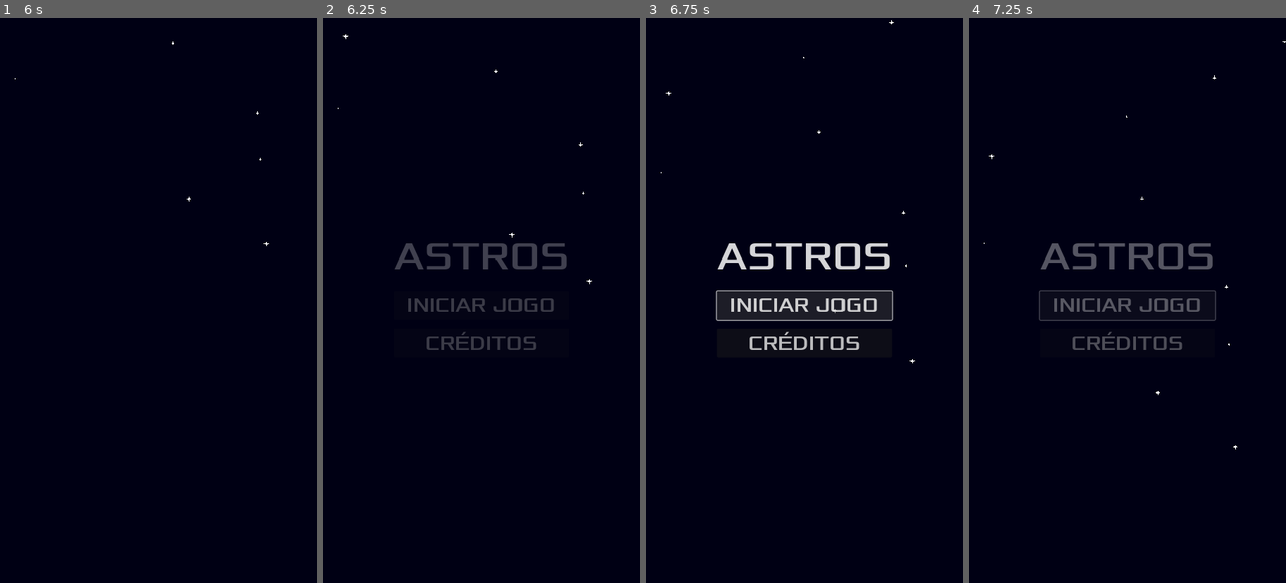
Above: before the commit, frames 1-4 (left to right).
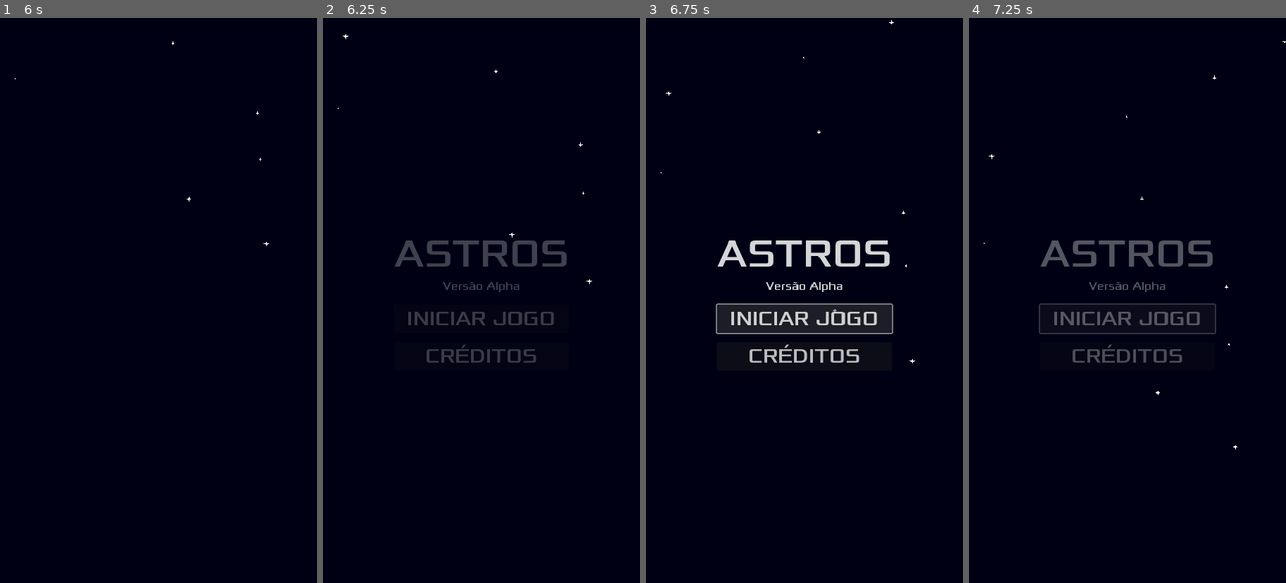
Above: after the commit, the same moments.

Repository: gabriel-codart/astros
Game: Godot game, scene res://UIs/opening.tscn
The game is run twice, just before and just after one commit, with the same random seed, the same clock (stepped at 60 frames per second) and the same inputs.
Inputs:
- Up to frame 1 (6 s): tap Enter at 0.5, 3.5 s; hold Right (right) 0.53-1.28 s; tap Space (fire) at 0.6, 1.35, 2.1, 2.75, 2.85, 3.6, 4.35, 5.1, 5.85 s; hold Left (left) 1.28-2.03 s; hold Right (right) 2.03-3.53 s; hold Left (left) 3.53-5.78 s; hold Right (right) from 5.78 s (still down)
- Up to frame 2 (6.25 s): keep holding Right (right)
- Up to frame 3 (6.75 s): release Right (right) at 6.5 s; click "INICIAR JOGO" at 6.5 s
- Up to frame 4 (7.25 s): no input

Frame 1 is identical in both runs. In frame 2, 2.6% of the frame differs, in the area x 22-77%, y 39-61%; in frame 3, 4.9%, in the area x 22-78%, y 39-61%; in frame 4, 3.1%.

Commit message:
Versão Alpha
add:
- Músicas e SFXs

Diff:
--- a/Asteroids/asteroid.gd
+++ b/Asteroids/asteroid.gd
@@ -63,9 +63,11 @@
 
 func destroy() -> void:
 	if is_big:
+		SFXPlayer.explosion_big()
 		spawn_small_asteroids()
 		spawn_explosion(Vector2i(4.0, 4.0))
 	else:
+		SFXPlayer.explosion_small()
 		spawn_explosion(Vector2i(2.0, 2.0))
 	queue_free()
 
--- /dev/null
+++ b/Global/sfx_player.gd
@@ -0,0 +1,48 @@
+extends Node
+
+const MAX_PLAYERS := 10  # limite de sons simultâneos (pode ajustar)
+var players: Array[AudioStreamPlayer] = []
+
+# --- Sons pré-carregados ---
+@onready var sfx_click = preload("res://Assets/SFX/click.wav")
+@onready var sfx_explosion_big = preload("res://Assets/SFX/explosion big.wav")
+@onready var sfx_explosion_small = preload("res://Assets/SFX/explosion small.wav")
+@onready var sfx_laser = preload("res://Assets/SFX/laserShoot.wav")
+
+func _ready() -> void:
+	# Cria um pool de players
+	for i in range(MAX_PLAYERS):
+		var player := AudioStreamPlayer.new()
+		player.bus = "SFX" # use um Audio Bus dedicado se quiser mixar depois
+		add_child(player)
+		players.append(player)
+
+# --- Função principal de tocar som ---
+func play(stream: AudioStream, volume_db: float = 0.0, pitch_scale: float = 1.0) -> void:
+	# Encontra um player livre
+	for p in players:
+		if not p.playing:
+			p.stream = stream
+			p.volume_db = volume_db
+			p.pitch_scale = pitch_scale
+			p.play()
+			return
+	# Se todos estiverem ocupados, sobrescreve o primeiro
+	var fallback = players[0]
+	fallback.stream = stream
+	fallback.volume_db = volume_db
+	fallback.pitch_scale = pitch_scale
+	fallback.play()
+
+# --- Funções auxiliares ---
+func click():
+	play(sfx_click)
+
+func explosion_big():
+	play(sfx_explosion_big)
+
+func explosion_small():
+	play(sfx_explosion_small)
+
+func laser():
+	play(sfx_laser, -2.0)
--- /dev/null
+++ b/Global/sfx_player.tscn
@@ -0,0 +1,6 @@
+[gd_scene load_steps=2 format=3 uid="uid://cpf3pu7ptr73d"]
+
+[ext_resource type="Script" path="res://Global/sfx_player.gd" id="1_sv3nj"]
+
+[node name="SFXPlayer" type="Node"]
+script = ExtResource("1_sv3nj")
--- /dev/null
+++ b/Global/song_player.gd
@@ -0,0 +1,38 @@
+extends Node
+
+@onready var main_theme = preload("res://Assets/Songs/Dark Cinematic Space Pads Loop - Music by ido berg from Pixabay.mp3")
+@onready var gameplay_theme = preload("res://Assets/Songs/Workout Cyberpunk Music - Music by Tunetank from Pixabay.mp3")
+@onready var game_over_theme = preload("res://Assets/Songs/Creepy Space - Music by Roland Horvers from Pixabay.mp3")
+
+@onready var audio_player: AudioStreamPlayer = $AudioStreamPlayer
+
+var current_song: AudioStream = null
+
+func _ready() -> void:
+	audio_player.autoplay = false
+	audio_player.stream_paused = false
+	audio_player.volume_db = -4
+	play(main_theme)
+
+func play(song: AudioStream) -> void:
+	# Se a música for a mesma, não faz nada
+	if current_song == song:
+		return
+	current_song = song
+	audio_player.stream = song
+	audio_player.play()
+
+func stop() -> void:
+	audio_player.stop()
+	current_song = null
+
+func fade_volume(target_db: float, duration: float = 0.5) -> void:
+	# Cria um tween para suavizar o volume
+	var tween = create_tween()
+	tween.tween_property(audio_player, "volume_db", target_db, duration)
+
+func lower_volume() -> void:
+	fade_volume(-12.0, 0.5) # abaixa suavemente (ajuste o valor conforme desejar)
+
+func restore_volume() -> void:
+	fade_volume(-4.0, 0.5) # volta ao volume padrão
--- /dev/null
+++ b/Global/song_player.tscn
@@ -0,0 +1,9 @@
+[gd_scene load_steps=2 format=3 uid="uid://cqdcsghg16qqy"]
+
+[ext_resource type="Script" path="res://Global/song_player.gd" id="1_sw702"]
+
+[node name="SongPlayer" type="Node"]
+process_mode = 3
+script = ExtResource("1_sw702")
+
+[node name="AudioStreamPlayer" type="AudioStreamPlayer" parent="."]
--- a/Sections/game.gd
+++ b/Sections/game.gd
@@ -8,6 +8,7 @@
 @onready var anim: AnimationPlayer = $AnimationPlayer
 
 func _ready() -> void:
+	SongPlayer.play(SongPlayer.gameplay_theme)
 	prota.died.connect(_on_prota_died)
 	HUD.pause.connect(_on_pause_pressed)
 
--- a/Sections/game.tscn
+++ b/Sections/game.tscn
@@ -5,47 +5,6 @@
 [ext_resource type="PackedScene" uid="uid://comee8gow4ds4" path="res://Ships/prota.tscn" id="1_ydaat"]
 [ext_resource type="Script" path="res://Ships/enemy_spawn.gd" id="3_71pac"]
 [ext_resource type="Script" path="res://Asteroids/asteroid_spawn.gd" id="4_x28kx"]
-
-[sub_resource type="Animation" id="Animation_bqr46"]
-resource_name = "default"
-length = 1.5
-step = 0.1
-tracks/0/type = "value"
-tracks/0/imported = false
-tracks/0/enabled = true
-tracks/0/path = NodePath("Prota:position")
-tracks/0/interp = 1
-tracks/0/loop_wrap = true
-tracks/0/keys = {
-"times": PackedFloat32Array(0, 1.5),
-"transitions": PackedFloat32Array(0.8, 2),
-"update": 0,
-"values": [Vector2(360, 1380), Vector2(360, 980)]
-}
-tracks/1/type = "value"
-tracks/1/imported = false
-tracks/1/enabled = true
-tracks/1/path = NodePath("HUD/Control:modulate")
-tracks/1/interp = 1
-tracks/1/loop_wrap = true
-tracks/1/keys = {
-"times": PackedFloat32Array(0, 1.5),
-"transitions": PackedFloat32Array(1, 1),
-"update": 0,
-"values": [Color(1, 1, 1, 0), Color(1, 1, 1, 1)]
-}
-tracks/2/type = "value"
-tracks/2/imported = false
-tracks/2/enabled = true
-tracks/2/path = NodePath("HUD/Control:mouse_filter")
-tracks/2/interp = 1
-tracks/2/loop_wrap = true
-tracks/2/keys = {
-"times": PackedFloat32Array(1.4, 1.5),
-"transitions": PackedFloat32Array(1, 1),
-"update": 1,
-"values": [2, 0]
-}
 
 [sub_resource type="Animation" id="Animation_cgylx"]
 length = 0.001
@@ -138,6 +97,47 @@
 "values": [0, 2]
 }
 
+[sub_resource type="Animation" id="Animation_bqr46"]
+resource_name = "default"
+length = 1.5
+step = 0.1
+tracks/0/type = "value"
+tracks/0/imported = false
+tracks/0/enabled = true
+tracks/0/path = NodePath("Prota:position")
+tracks/0/interp = 1
+tracks/0/loop_wrap = true
+tracks/0/keys = {
+"times": PackedFloat32Array(0, 1.5),
+"transitions": PackedFloat32Array(0.8, 2),
+"update": 0,
+"values": [Vector2(360, 1380), Vector2(360, 980)]
+}
+tracks/1/type = "value"
+tracks/1/imported = false
+tracks/1/enabled = true
+tracks/1/path = NodePath("HUD/Control:modulate")
+tracks/1/interp = 1
+tracks/1/loop_wrap = true
+tracks/1/keys = {
+"times": PackedFloat32Array(0, 1.5),
+"transitions": PackedFloat32Array(1, 1),
+"update": 0,
+"values": [Color(1, 1, 1, 0), Color(1, 1, 1, 1)]
+}
+tracks/2/type = "value"
+tracks/2/imported = false
+tracks/2/enabled = true
+tracks/2/path = NodePath("HUD/Control:mouse_filter")
+tracks/2/interp = 1
+tracks/2/loop_wrap = true
+tracks/2/keys = {
+"times": PackedFloat32Array(1.4, 1.5),
+"transitions": PackedFloat32Array(1, 1),
+"update": 1,
+"values": [2, 0]
+}
+
 [sub_resource type="AnimationLibrary" id="AnimationLibrary_uh1xb"]
 _data = {
 "RESET": SubResource("Animation_cgylx"),
--- a/Ships/enemy.gd
+++ b/Ships/enemy.gd
@@ -45,6 +45,7 @@
 		blast.position = marker.global_position
 		get_parent().add_child.call_deferred(blast)
 		spawn_shot_fire(marker.global_position)
+		SFXPlayer.laser()
 		# Inicia o Cooldown
 		shoot_cooldown.start()
 
@@ -77,8 +78,10 @@
 	health -= amount
 
 	if health > 0:
+		SFXPlayer.explosion_small()
 		anim.play("hurt")
 	else:
+		SFXPlayer.explosion_big()
 		die()
 
 func die() -> void:
--- a/Ships/prota.gd
+++ b/Ships/prota.gd
@@ -48,12 +48,14 @@
 		blast_left.position = marker_left.global_position
 		get_parent().add_child.call_deferred(blast_left)
 		spawn_shot_fire(marker_left.global_position)
+		SFXPlayer.laser()
 		# Criar projétil da direita
 		var blast_right = blast_scene.instantiate()
 		blast_right.is_protagonist = true
 		blast_right.position = marker_right.global_position
 		get_parent().add_child.call_deferred(blast_right)
 		spawn_shot_fire(marker_right.global_position)
+		SFXPlayer.laser()
 		# Inicia o Cooldown
 		shoot_cooldown.start()
 
@@ -80,8 +82,10 @@
 	update_health_ui()
 
 	if health > 0:
+		SFXPlayer.explosion_small()
 		anim.play("hurt")
 	else:
+		SFXPlayer.explosion_big()
 		anim.play("dead")
 		die()
 
--- a/UIs/credits.tscn
+++ b/UIs/credits.tscn
@@ -39,7 +39,7 @@
 "times": PackedFloat32Array(0, 15),
 "transitions": PackedFloat32Array(1, 1),
 "update": 0,
-"values": [Vector2(104, 1341.5), Vector2(104, -1058.5)]
+"values": [Vector2(104, 1341.5), Vector2(104, -1850)]
 }
 
 [sub_resource type="AnimationLibrary" id="AnimationLibrary_xor0k"]
@@ -68,7 +68,7 @@
 offset_left = -256.0
 offset_top = 701.5
 offset_right = 256.0
-offset_bottom = 1698.5
+offset_bottom = 2462.5
 grow_horizontal = 2
 grow_vertical = 2
 alignment = 1
@@ -87,6 +87,26 @@
  "
 horizontal_alignment = 3
 
+[node name="MusicCredits" type="Label" parent="VBoxContainer"]
+layout_mode = 2
+theme_override_font_sizes/font_size = 40
+text = "\"Creepy Space\"
+de Roland Horvers
+
+\"Dark Cinematic
+Space Pads Loop\"
+de ido berg
+
+\"Workout
+Cyberpunk Music\"
+de Tunetank
+
+Fonte das Músicas
+Pixabay
+
+"
+horizontal_alignment = 1
+
 [node name="Congrats" type="Label" parent="VBoxContainer"]
 layout_mode = 2
 theme_override_font_sizes/font_size = 56
@@ -96,10 +116,16 @@
 "
 horizontal_alignment = 1
 
-[node name="Label" type="Label" parent="VBoxContainer"]
+[node name="Title" type="Label" parent="VBoxContainer"]
 layout_mode = 2
 theme_override_font_sizes/font_size = 86
 text = "ASTROS"
+horizontal_alignment = 1
+
+[node name="Version" type="Label" parent="VBoxContainer"]
+layout_mode = 2
+theme_override_font_sizes/font_size = 25
+text = "Versão Alpha"
 horizontal_alignment = 1
 
 [node name="AnimationPlayer" type="AnimationPlayer" parent="."]
--- a/UIs/game_over.tscn
+++ b/UIs/game_over.tscn
@@ -10,15 +10,20 @@
 @onready var anim: AnimationPlayer = $AnimationPlayer
 var scene_path: StringName = \"res://UIs/main_menu.tscn\"
 
+func _ready() -> void:
+	SongPlayer.play(SongPlayer.game_over_theme)
+
 func set_scene_path(path_value: StringName) -> void:
 	anim.play(\"close\")
 	scene_path = path_value
 
 func _on_restart_button_pressed():
+	SFXPlayer.click()
 	BackgroundInstantiate.reset_background()
 	set_scene_path(\"restart\")
 
 func _on_menu_button_pressed():
+	SFXPlayer.click()
 	set_scene_path(\"res://UIs/main_menu.tscn\")
 
 func _on_animation_player_animation_finished(anim_name: StringName) -> void:
@@ -33,34 +38,6 @@
 			await get_tree().create_timer(1.0).timeout
 			get_tree().change_scene_to_file(scene_path)
 "
-
-[sub_resource type="Animation" id="Animation_teedr"]
-resource_name = "default"
-step = 0.1
-tracks/0/type = "value"
-tracks/0/imported = false
-tracks/0/enabled = true
-tracks/0/path = NodePath("Control:modulate")
-tracks/0/interp = 1
-tracks/0/loop_wrap = true
-tracks/0/keys = {
-"times": PackedFloat32Array(0, 1),
-"transitions": PackedFloat32Array(1, 1),
-"update": 0,
-"values": [Color(1, 1, 1, 0), Color(1, 1, 1, 1)]
-}
-tracks/1/type = "value"
-tracks/1/imported = false
-tracks/1/enabled = true
-tracks/1/path = NodePath("Control:mouse_filter")
-tracks/1/interp = 1
-tracks/1/loop_wrap = true
-tracks/1/keys = {
-"times": PackedFloat32Array(0.9, 1),
-"transitions": PackedFloat32Array(1, 1),
-"update": 1,
-"values": [2, 0]
-}
 
 [sub_resource type="Animation" id="Animation_3t2hw"]
 length = 0.001
@@ -115,6 +92,34 @@
 "transitions": PackedFloat32Array(1, 1),
 "update": 1,
 "values": [0, 2]
+}
+
+[sub_resource type="Animation" id="Animation_teedr"]
+resource_name = "default"
+step = 0.1
+tracks/0/type = "value"
+tracks/0/imported = false
+tracks/0/enabled = true
+tracks/0/path = NodePath("Control:modulate")
+tracks/0/interp = 1
+tracks/0/loop_wrap = true
+tracks/0/keys = {
+"times": PackedFloat32Array(0, 1),
+"transitions": PackedFloat32Array(1, 1),
+"update": 0,
+"values": [Color(1, 1, 1, 0), Color(1, 1, 1, 1)]
+}
+tracks/1/type = "value"
+tracks/1/imported = false
+tracks/1/enabled = true
+tracks/1/path = NodePath("Control:mouse_filter")
+tracks/1/interp = 1
+tracks/1/loop_wrap = true
+tracks/1/keys = {
+"times": PackedFloat32Array(0.9, 1),
+"transitions": PackedFloat32Array(1, 1),
+"update": 1,
+"values": [2, 0]
 }
 
 [sub_resource type="AnimationLibrary" id="AnimationLibrary_h6w04"]
--- a/UIs/hud.gd
+++ b/UIs/hud.gd
@@ -32,6 +32,7 @@
 	score_label.text = str(score).pad_zeros(4)
 
 func _on_pause_button_pressed():
+	SFXPlayer.click()
 	emit_signal("pause")
 
 # Botão Left
--- a/UIs/main_menu.tscn
+++ b/UIs/main_menu.tscn
@@ -8,48 +8,25 @@
 @onready var anim: AnimationPlayer = $AnimationPlayer
 var scene_path: StringName = \"res://Sections/game.tscn\"
 
+func _ready() -> void:
+	SongPlayer.play(SongPlayer.main_theme)
+
 func set_scene_path(path_value: StringName) -> void:
 	anim.play(\"close\")
 	scene_path = path_value
 
 func _on_play_button_pressed():
+	SFXPlayer.click()
 	set_scene_path(\"res://Sections/game.tscn\")
 
 func _on_credits_button_pressed():
+	SFXPlayer.click()
 	set_scene_path(\"res://UIs/credits.tscn\")
 
 func _on_animation_player_animation_finished(anim_name: StringName) -> void:
 	if anim_name == \"close\":
 		get_tree().change_scene_to_file(scene_path)
 "
-
-[sub_resource type="Animation" id="Animation_i3wui"]
-resource_name = "default"
-step = 0.1
-tracks/0/type = "value"
-tracks/0/imported = false
-tracks/0/enabled = true
-tracks/0/path = NodePath("Control:modulate")
-tracks/0/interp = 1
-tracks/0/loop_wrap = true
-tracks/0/keys = {
-"times": PackedFloat32Array(0, 1),
-"transitions": PackedFloat32Array(1, 1),
-"update": 0,
-"values": [Color(1, 1, 1, 0), Color(1, 1, 1, 1)]
-}
-tracks/1/type = "value"
-tracks/1/imported = false
-tracks/1/enabled = true
-tracks/1/path = NodePath("Control:mouse_filter")
-tracks/1/interp = 1
-tracks/1/loop_wrap = true
-tracks/1/keys = {
-"times": PackedFloat32Array(0.9, 1),
-"transitions": PackedFloat32Array(1, 1),
-"update": 1,
-"values": [2, 0]
-}
 
 [sub_resource type="Animation" id="Animation_32yaq"]
 length = 0.001
@@ -106,6 +83,34 @@
 "values": [0, 2]
 }
 
+[sub_resource type="Animation" id="Animation_i3wui"]
+resource_name = "default"
+step = 0.1
+tracks/0/type = "value"
+tracks/0/imported = false
+tracks/0/enabled = true
+tracks/0/path = NodePath("Control:modulate")
+tracks/0/interp = 1
+tracks/0/loop_wrap = true
+tracks/0/keys = {
+"times": PackedFloat32Array(0, 1),
+"transitions": PackedFloat32Array(1, 1),
+"update": 0,
+"values": [Color(1, 1, 1, 0), Color(1, 1, 1, 1)]
+}
+tracks/1/type = "value"
+tracks/1/imported = false
+tracks/1/enabled = true
+tracks/1/path = NodePath("Control:mouse_filter")
+tracks/1/interp = 1
+tracks/1/loop_wrap = true
+tracks/1/keys = {
+"times": PackedFloat32Array(0.9, 1),
+"transitions": PackedFloat32Array(1, 1),
+"update": 1,
+"values": [2, 0]
+}
+
 [sub_resource type="AnimationLibrary" id="AnimationLibrary_eyx46"]
 _data = {
 "RESET": SubResource("Animation_32yaq"),
@@ -140,10 +145,19 @@
 theme = ExtResource("1_j2bq2")
 theme_override_constants/separation = 25
 
-[node name="Title" type="Label" parent="Control/VBoxContainer"]
+[node name="VBoxContainer2" type="VBoxContainer" parent="Control/VBoxContainer"]
+layout_mode = 2
+
+[node name="Title" type="Label" parent="Control/VBoxContainer/VBoxContainer2"]
 layout_mode = 2
 theme_override_font_sizes/font_size = 86
 text = "ASTROS"
+
+[node name="Version" type="Label" parent="Control/VBoxContainer/VBoxContainer2"]
+layout_mode = 2
+theme_override_font_sizes/font_size = 25
+text = "Versão Alpha"
+horizontal_alignment = 1
 
 [node name="VBoxContainer" type="VBoxContainer" parent="Control/VBoxContainer"]
 layout_mode = 2
--- a/UIs/pause_menu.tscn
+++ b/UIs/pause_menu.tscn
@@ -9,24 +9,31 @@
 
 @onready var anim: AnimationPlayer = $AnimationPlayer
 var scene_path: StringName = \"res://UIs/main_menu.tscn\"
+
+func _ready() -> void:
+	SongPlayer.lower_volume()
 
 func set_scene_path(path_value: StringName) -> void:
 	anim.play(\"close\")
 	scene_path = path_value
 
 func _on_continue_button_pressed():
+	SFXPlayer.click()
 	set_scene_path(\"continue\")
 
 func _on_restart_button_pressed():
+	SFXPlayer.click()
 	BackgroundInstantiate.reset_background()
 	set_scene_path(\"restart\")
 
 func _on_menu_button_pressed():
+	SFXPlayer.click()
 	set_scene_path(\"res://UIs/main_menu.tscn\")
 
 func _on_animation_player_animation_finished(anim_name: StringName) -> void:
 	if anim_name == \"close\":
 		get_tree().paused = false
+		SongPlayer.restore_volume()
 		if scene_path == \"continue\":
 			queue_free()
 		elif scene_path == \"restart\":
@@ -39,34 +46,6 @@
 			get_tree().change_scene_to_file(scene_path)
 
 "
-
-[sub_resource type="Animation" id="Animation_teedr"]
-resource_name = "default"
-step = 0.1
-tracks/0/type = "value"
-tracks/0/imported = false
-tracks/0/enabled = true
-tracks/0/path = NodePath("Control:modulate")
-tracks/0/interp = 1
-tracks/0/loop_wrap = true
-tracks/0/keys = {
-"times": PackedFloat32Array(0, 1),
-"transitions": PackedFloat32Array(1, 1),
-"update": 0,
-"values": [Color(1, 1, 1, 0), Color(1, 1, 1, 1)]
-}
-tracks/1/type = "value"
-tracks/1/imported = false
-tracks/1/enabled = true
-tracks/1/path = NodePath("Control:mouse_filter")
-tracks/1/interp = 1
-tracks/1/loop_wrap = true
-tracks/1/keys = {
-"times": PackedFloat32Array(0.9, 1),
-"transitions": PackedFloat32Array(1, 1),
-"update": 1,
-"values": [2, 0]
-}
 
 [sub_resource type="Animation" id="Animation_3t2hw"]
 length = 0.001
@@ -121,6 +100,34 @@
 "transitions": PackedFloat32Array(1, 1),
 "update": 1,
 "values": [0, 2]
+}
+
+[sub_resource type="Animation" id="Animation_teedr"]
+resource_name = "default"
+step = 0.1
+tracks/0/type = "value"
+tracks/0/imported = false
+tracks/0/enabled = true
+tracks/0/path = NodePath("Control:modulate")
+tracks/0/interp = 1
+tracks/0/loop_wrap = true
+tracks/0/keys = {
+"times": PackedFloat32Array(0, 1),
+"transitions": PackedFloat32Array(1, 1),
+"update": 0,
+"values": [Color(1, 1, 1, 0), Color(1, 1, 1, 1)]
+}
+tracks/1/type = "value"
+tracks/1/imported = false
+tracks/1/enabled = true
+tracks/1/path = NodePath("Control:mouse_filter")
+tracks/1/interp = 1
+tracks/1/loop_wrap = true
+tracks/1/keys = {
+"times": PackedFloat32Array(0.9, 1),
+"transitions": PackedFloat32Array(1, 1),
+"update": 1,
+"values": [2, 0]
 }
 
 [sub_resource type="AnimationLibrary" id="AnimationLibrary_h6w04"]
--- a/project.godot
+++ b/project.godot
@@ -18,6 +18,8 @@
 [autoload]
 
 BackgroundInstantiate="*res://Global/background_instantiate.gd"
+SongPlayer="*res://Global/song_player.tscn"
+SFXPlayer="*res://Global/sfx_player.tscn"
 
 [display]
 
Not shown, added: Assets/Songs/Creepy Space - Music by Roland Horvers from Pixabay.mp3.import
Not shown, added: Assets/Songs/Dark Cinematic Space Pads Loop - Music by ido berg from Pixabay.mp3.import
Not shown, added: Assets/Songs/Workout Cyberpunk Music - Music by Tunetank from Pixabay.mp3.import
Not shown, added: Assets/Songs/Creepy Space - Music by Roland Horvers from Pixabay.mp3
Not shown, added: Assets/Songs/Dark Cinematic Space Pads Loop - Music by ido berg from Pixabay.mp3
Not shown, added: Assets/Songs/Workout Cyberpunk Music - Music by Tunetank from Pixabay.mp3
